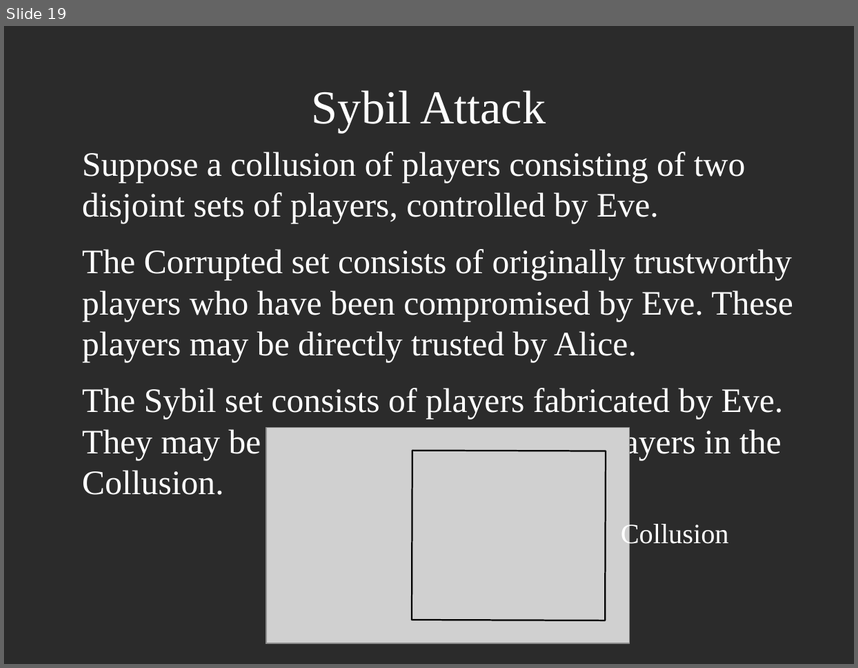
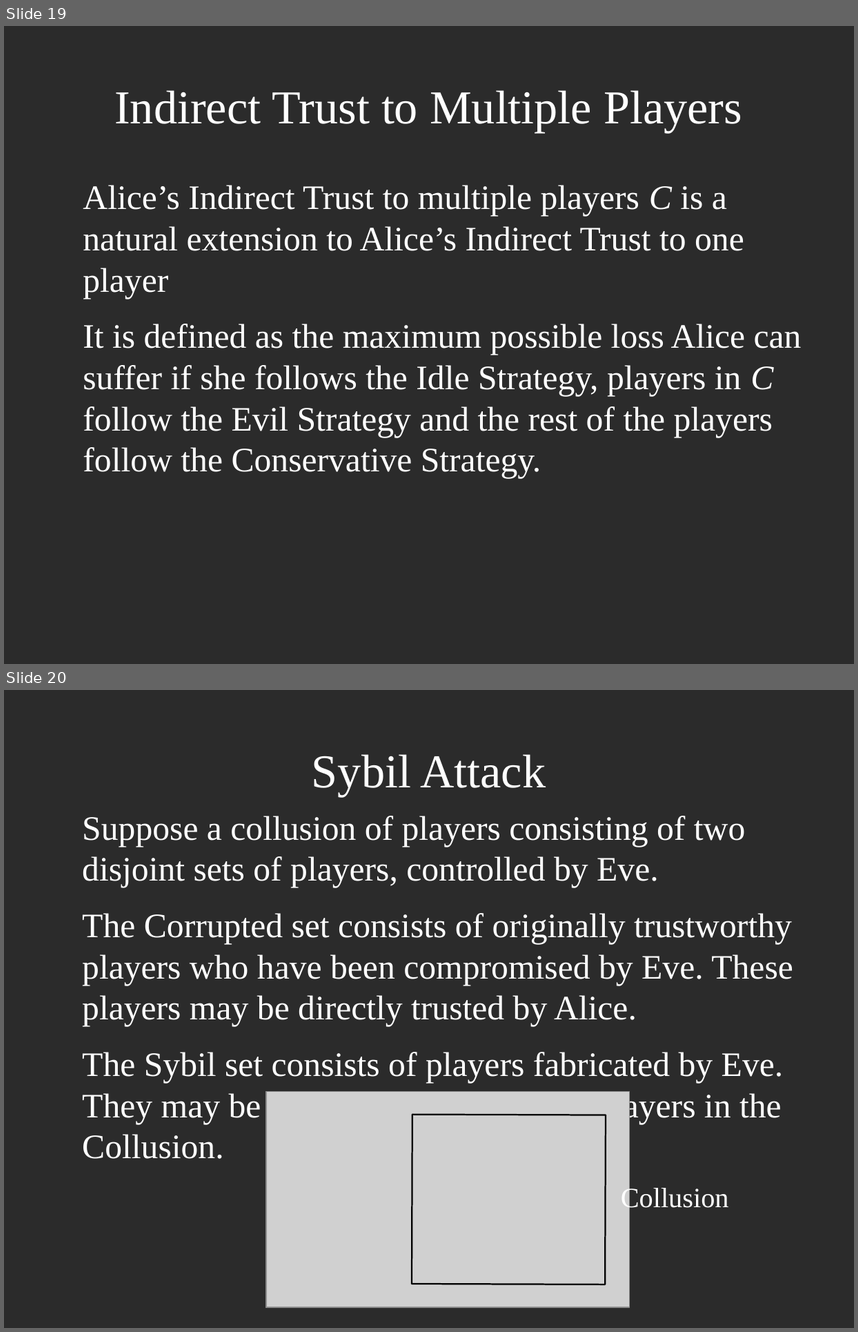
Before and after one commit to decrypto-org/TrustIsRisk, a slide deck: presentations/AtheCrypt10-1-2017/AtheCrypt10-1-2017.odp. Shown one above the other, each under a label of ours: slide 19 before the commit, slides 19 and 20 after it. The pictures are 858x668 and 858x1332 pixels, drawn with LibreOffice and Linux fonts; fonts in the diff are those of the drawing; grey boxes stand for pictures; background and template pictures are left out; a plain dark background stands for a picture behind light text. Boxes give left, top, right and bottom in pixels: in the first picture for what was removed or moved away, otherwise in the second. Text is boxed around its words. In the diff, an @@ line names an element or a change of style, - is before the commit and + after.

Commit message:
add indirect trust to multiple players slide

```diff
--- a/presentations/AtheCrypt10-1-2017/AtheCrypt10-1-2017.odp
+++ b/presentations/AtheCrypt10-1-2017/AtheCrypt10-1-2017.odp
@@ slide 19 added at [4, 26, 854, 664], background picture (left out) @@
@@ title added at [114, 90, 742, 132], 44 pt, text #FFFFFF @@
+Indirect Trust to Multiple Players
@@ text added at [83, 185, 802, 478], 32 pt, text #FFFFFF @@
+Alice’s Indirect Trust to multiple players C is a natural extension to Alice’s Indirect Trust to one player
+It is defined as the maximum possible loss Alice can suffer if she follows the Idle Strategy, players in C follow the Evil Strategy and the rest of the players follow the Conservative Strategy.
@@ what was slide 19 is now slide 20 @@
```
Also in this commit, not shown: 1 other slide added.
